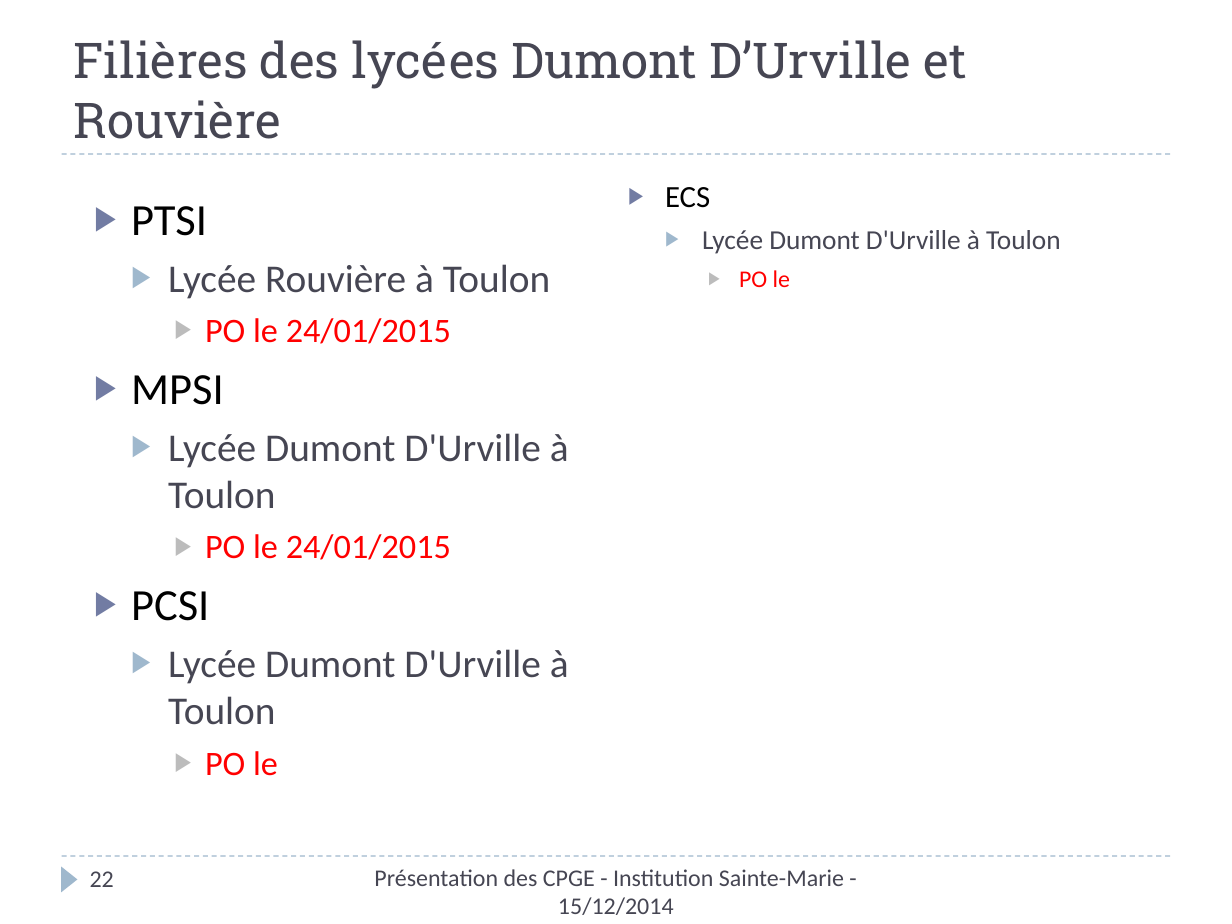
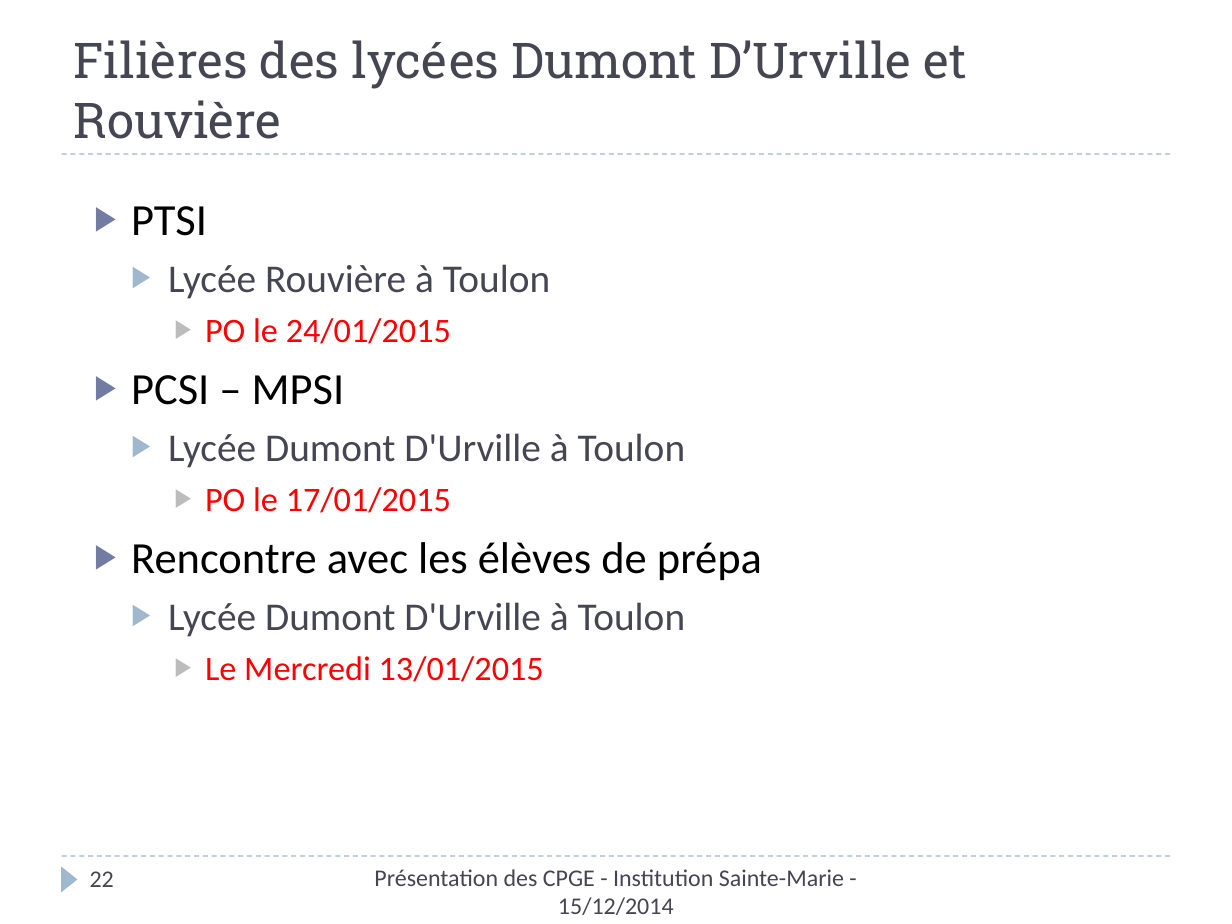
Before and after one commit to xpessoles/Orientation, a slide deck: slide 22 of Rouviere/PresentationCPGE_ISM.pptx. Drawn at 1232x924 pixels with LibreOffice and Linux fonts; fonts in the diff are those of the drawing. Boxes give left, top, right and bottom in pixels: in the first picture for what was removed or moved away, otherwise in the second. Text is boxed around its words. In the diff, an @@ line names an element or a change of style, - is before the commit and + after.

```diff
--- a/Rouviere/PresentationCPGE_ISM.pptx
+++ b/Rouviere/PresentationCPGE_ISM.pptx
@@ text removed at box(665, 187, 1061, 287) @@
-▶ ECS
-  ▶ Lycée Dumont D'Urville à Toulon
-    ▶ PO le
@@ text at box(131, 375, 345, 405): text changed @@
-▶ MPSI
+▶ PCSI – MPSI
@@ text at box(131, 487, 762, 581): text changed; size 20 to 26 pt; text colour #FF0000 to #000000 @@
-    ▶ PO le 24/01/2015
-▶ PCSI
+    ▶ PO le 17/01/2015
+▶ Rencontre avec les élèves de prépa
@@ text at box(205, 656, 544, 682): text changed @@
-    ▶ PO le
+    ▶ Le Mercredi 13/01/2015
```
Also in this commit, not shown: 5 other slides changed, 1 slide added.
